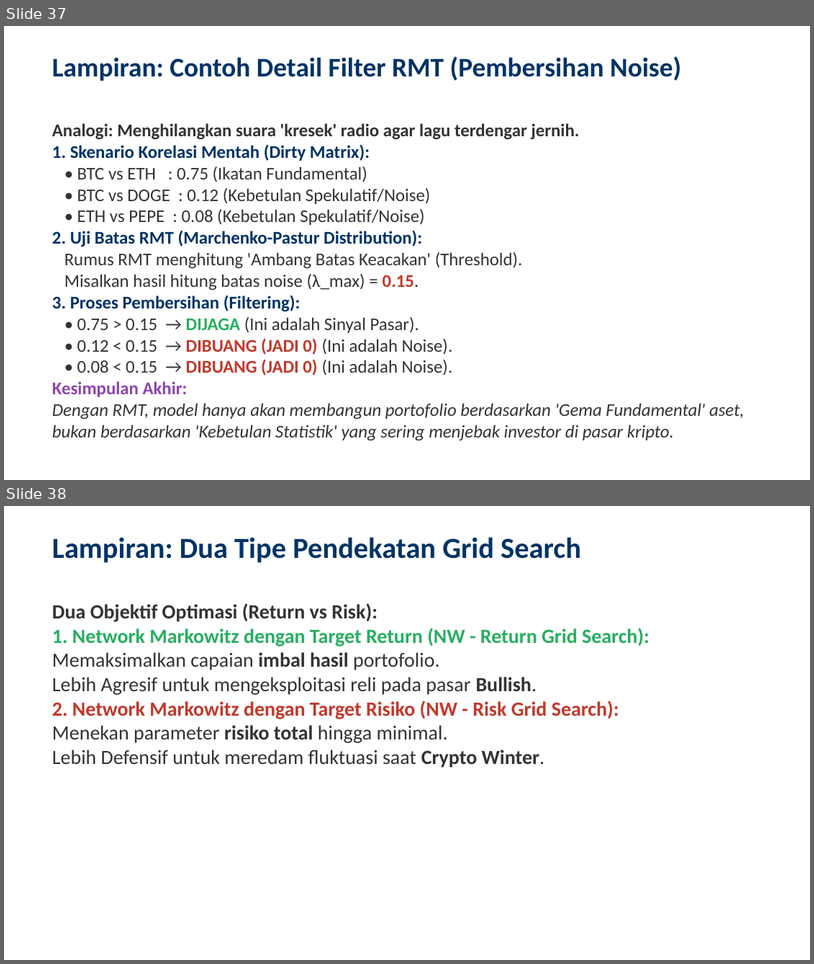
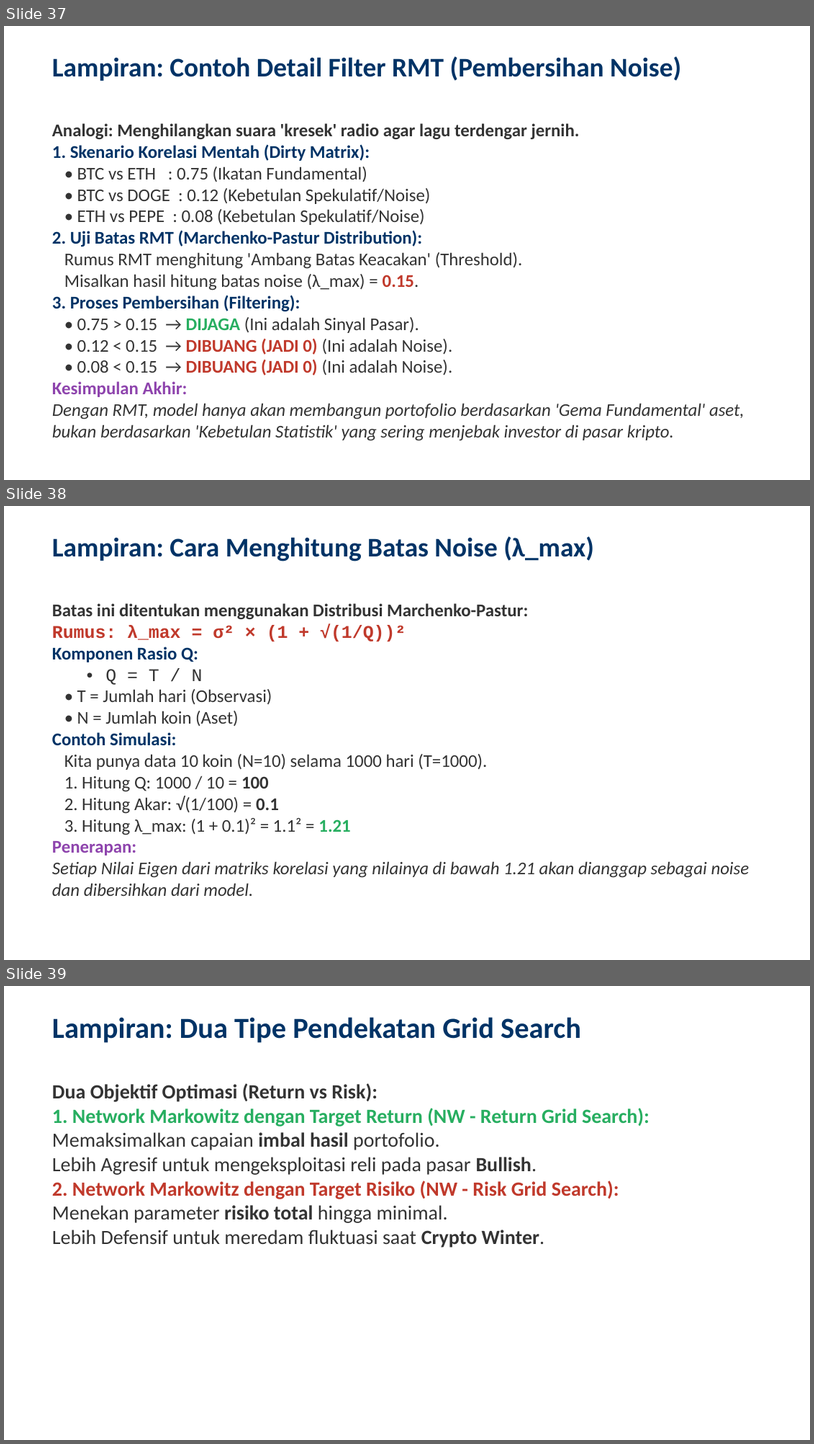
Before and after one commit to ragilrojo/RepoThesis, a slide deck: Presentasi_Proposal_Update.pptx. Shown one above the other, each under a label of ours: slides 37 and 38 before the commit, slides 37, 38 and 39 after it. The pictures are 814x964 and 814x1444 pixels, drawn with LibreOffice and Linux fonts; fonts in the diff are those of the drawing. Boxes give left, top, right and bottom in pixels: in the first picture for what was removed or moved away, otherwise in the second. Text is boxed around its words. In the diff, an @@ line names an element or a change of style, - is before the commit and + after.

Commit message:
feat: add noise boundary calculation slide for RMT

```diff
--- a/Presentasi_Proposal_Update.pptx
+++ b/Presentasi_Proposal_Update.pptx
@@ slide 38 added at (x1=4, y1=506, x2=810, y2=960), background #FFFFFF @@
@@ text added at (x1=52, y1=536, x2=594, y2=561), 24 pt, text #003366, bold @@
+Lampiran: Cara Menghitung Batas Noise (λ_max)
@@ text added at (x1=52, y1=603, x2=750, y2=896), 16 pt, text #333333 @@
+Batas ini ditentukan menggunakan Distribusi Marchenko-Pastur:
+Rumus: λ_max = σ² × (1 + √(1/Q))²
+Komponen Rasio Q:
+• Q = T / N
+• T = Jumlah hari (Observasi)
+• N = Jumlah koin (Aset)
+Contoh Simulasi:
+Kita punya data 10 koin (N=10) selama 1000 hari (T=1000).
+1. Hitung Q: 1000 / 10 = 100
+2. Hitung Akar: √(1/100) = 0.1
+3. Hitung λ_max: (1 + 0.1)² = 1.1² = 1.21
+Penerapan:
+Setiap Nilai Eigen dari matriks korelasi yang nilainya di bawah 1.21 akan dianggap sebagai noise dan dibersihkan dari model.
@@ what was slide 38 is now slide 39 @@
```
Also in this commit, not shown: 1 other file.
